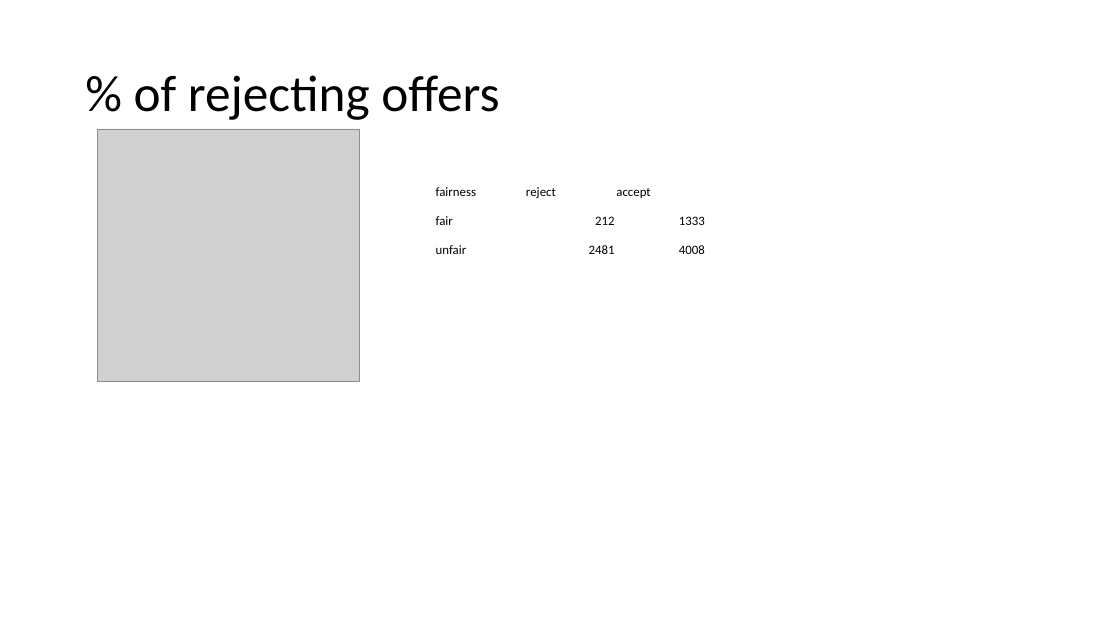
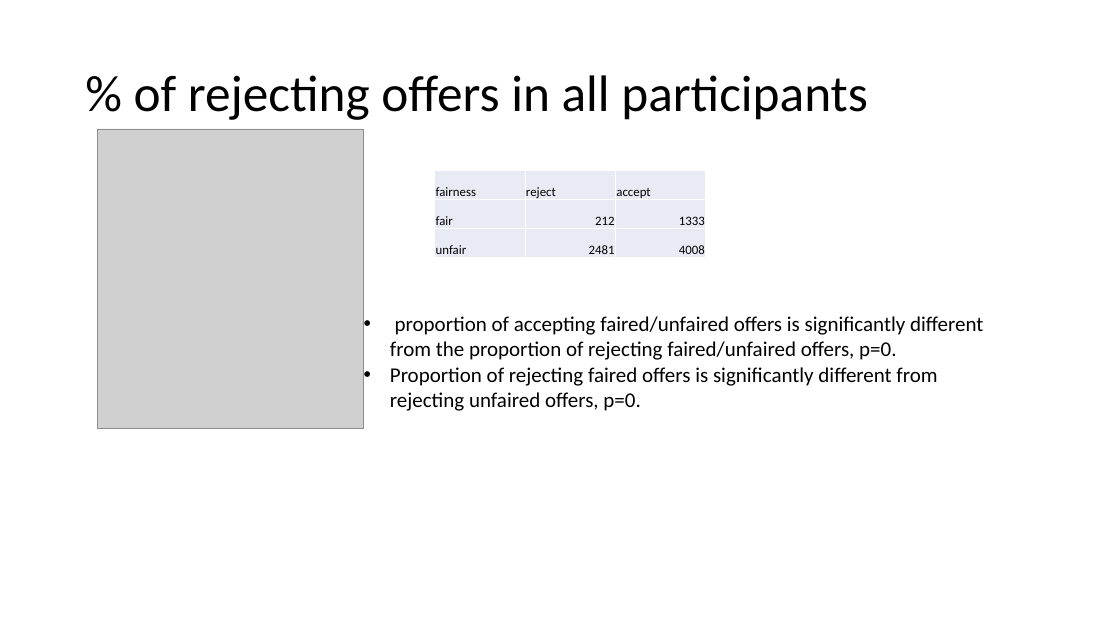
Before and after one commit to kezhangeco/Suicide_UG, a slide deck: slide 2 of UG_results.pptx. Drawn at 1120x630 pixels with LibreOffice and Linux fonts; fonts in the diff are those of the drawing; grey boxes stand for pictures. Boxes give left, top, right and bottom in pixels: in the first picture for what was removed or moved away, otherwise in the second. Text is boxed around its words. In the diff, an @@ line names an element or a change of style, - is before the commit and + after.

```diff
--- a/UG_results.pptx
+++ b/UG_results.pptx
@@ title at <box>134,75,868,120</box>: text changed @@
-% of rejecting offers
+% of rejecting offers in all participants
@@ picture: place and size @@
-picture at <box>97,129,360,381</box>
+picture at <box>97,129,363,429</box>
@@ table at <box>435,171,707,258</box> @@
@@ fill none to #E9EBF5 in 9 cells @@
@@ borders changed @@
@@ text added at <box>390,316,983,411</box>, 18 pt, text #000000 @@
+• proportion of accepting faired/unfaired offers is significantly different from the proportion of rejecting faired/unfaired offers, p=0.
+• Proportion of rejecting faired offers is significantly different from rejecting unfaired offers, p=0.
```
Also in this commit, not shown: 1 slide added, 4 other files.
